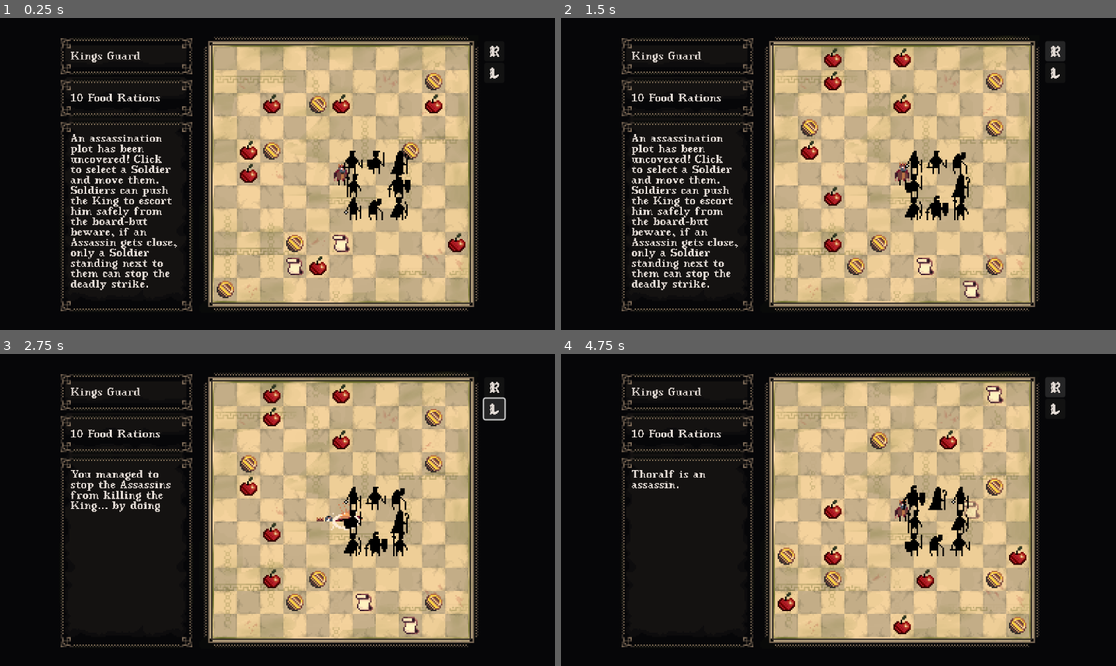
Above: before the commit, frames 1-4 (two rows, left to right).
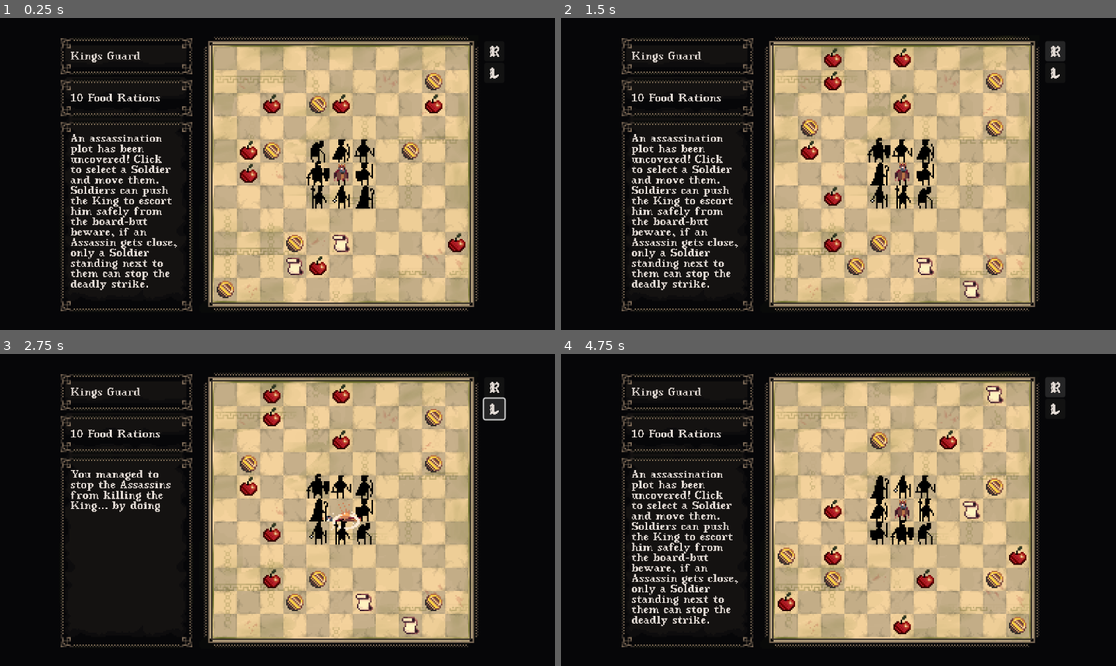
Above: after the commit, the same moments.

Repository: ibirothe/kings-rescue
Game: Godot game, scene res://Scenes/Level.tscn
Same seed, same stepped clock (60 frames per second), same inputs: the game is played once before the commit and once after it. Sound files missing from this copy of the repository are replaced by a short silence.
Inputs (mouse positions are in pixels of both pictures, inside the frame that each line leads up to):
- Up to frame 1 (0.25 s): no input
- Up to frame 2 (1.5 s): click (1054, 74) at 0.5 s; click (1054, 52) at 1.25 s
- Up to frame 3 (2.75 s): click (493, 410) at 2 s
- Up to frame 4 (4.75 s): click (1054, 388) at 2.75 s; click (1054, 410) at 3.5 s; click (1054, 388) at 4.25 s

The runs differ from the first frame. In frame 1, 2.0% of the frame differs, in the area x 55-74%, y 38-65%; in frame 2, 2.0%; in frame 3, 2.0%; in frame 4, 4.7%, in the area x 12-76%, y 37-88%.

Commit message:
simplications

Diff:
--- a/kings-rescue/Scenes/Level.tscn
+++ b/kings-rescue/Scenes/Level.tscn
@@ -1,6 +1,7 @@
-[gd_scene load_steps=17 format=4 uid="uid://c5qlik5x313qp"]
+[gd_scene load_steps=18 format=4 uid="uid://c5qlik5x313qp"]
 
 [ext_resource type="Texture2D" uid="uid://bk373qbmw3vfy" path="res://Assets/game UI placeholder.png" id="1_817jl"]
+[ext_resource type="PackedScene" uid="uid://p8xuqhivfi58" path="res://Scenes/troop.tscn" id="2_hjf0c"]
 [ext_resource type="PackedScene" uid="uid://bny6i5an3s0g0" path="res://Scenes/king.tscn" id="2_tgcop"]
 [ext_resource type="Script" path="res://Scripts/game_manager.gd" id="4_2wxqe"]
 [ext_resource type="PackedScene" uid="uid://b0jdb1hdv5101" path="res://Scenes/virtual_keyboard.tscn" id="4_l3gnr"]
@@ -1087,6 +1088,9 @@
 [node name="Game Manager" type="Node2D" parent="."]
 script = ExtResource("4_2wxqe")
 
+[node name="Troop" parent="Game Manager" instance=ExtResource("2_hjf0c")]
+position = Vector2(-8, 8)
+
 [node name="VirtualKeyboard" parent="." instance=ExtResource("4_l3gnr")]
 offset_left = 91.0
 offset_top = -84.0
--- a/kings-rescue/Scripts/game_manager.gd
+++ b/kings-rescue/Scripts/game_manager.gd
@@ -1,5 +1,4 @@
 extends Node2D
-var troop_scene = preload("res://Scenes/troop.tscn")
 var coin_scene = preload("res://Scenes/coin.tscn")
 var food_scene = preload("res://Scenes/food.tscn")
 var informant_scene = preload("res://Scenes/informant.tscn")
@@ -10,7 +9,6 @@
 var occupied_positions = []
 var food = 10
 var setup_done = false
-var troop
 var soldier_in_a_way = false
 var skip_cycle = true
 var active_soldier: bool
@@ -28,6 +26,7 @@
 var magic = false
 @onready var win_lose_label: Label = $"../CanvasLayer/Win-lose-label"
 @onready var color_rect: ColorRect = $"../CanvasLayer/ColorRect"
+@onready var troop = $"../Game Manager/Troop"
 var inside_board = true
 
 
@@ -39,8 +38,6 @@
 	x=king.position.x-16
 	y=king.position.y-16
 	if setup_done == false:
-		troop = troop_scene.instantiate()
-		self.add_child(troop)
 		troop.spawn_soldiers()
 		spawn_coins(coins_number)
 		spawn_food(food_number)
@@ -73,35 +70,9 @@
 
 	if Input.is_action_just_pressed("Restart"):
 		get_tree().reload_current_scene()
-		Engine.time_scale = 1
+
 	if Input.is_action_just_pressed("Help"):
 		GlobalText.set_text("An assassination plot has been uncovered! Click to select a Soldier and move them. Soldiers can push the King to escort him safely from the board-but beware, if an Assassin gets close, only a Soldier standing next to them can stop the deadly strike.", "Starter Guide")
-		Engine.time_scale = 1
-	if cycle_odd == true:
-		cycle_odd = false
-	else:
-		cycle_odd == true
-	if cycle_odd == true:
-		cycle_odd = false
-	else:
-		cycle_odd == true
-
-	if soldier_in_a_way == true:
-		#print("in a way ", soldier_in_a_way, "; active ", active_soldier, "; changing ", soldier_changing)
-		if skip_cycle == true:
-			pass
-			skip_cycle = false
-		else:
-			soldier_in_a_way = false
-			skip_cycle = true
-			soldier_changing = false
-	if click_resolved == true:
-		if skip_cycle == true:
-			pass
-			skip_cycle = false
-		else:
-			click_resolved = false
-			skip_cycle = true
 
 
 func spawn_coins(coins_numb):
@@ -204,8 +175,6 @@
 		var text_tween = create_tween()
 		text_tween.tween_property(win_lose_label, "modulate:a", 1.0, 1.0)
 		GlobalText.set_text(display_text)
-	else:
-		print("Cannot fade label - not found!")
 
 
 func _on_boardclickarea_mouse_entered() -> void:
--- a/kings-rescue/Scripts/soldier_trooper.gd
+++ b/kings-rescue/Scripts/soldier_trooper.gd
@@ -98,7 +98,7 @@
 func assasination_check() -> bool:
 	var possible_assassination = false
 	var soldier_close = true
-	if assassin == true and dead == false:
+	if assassin and !dead:
 		for bodies in neighbours_check.get_overlapping_bodies():
 			if bodies.role=="King":
 				king_direction = bodies.global_position - global_position
@@ -159,48 +159,6 @@
 		im_new = false
 		active = true"""
 
-
-"""func handle_movement_input(move_dir) -> void:
-	Refractor through click_manager
-	match current_state:
-		State.INACTIVE:
-			return
-	if not Input.is_action_just_pressed("left_click") or game_manager.party_ended:
-		return
-
-	if game_manager.soldier_in_a_way == true and im_new == false:
-		#print("Guy in a way")
-		transition_to_state(State.INACTIVE)
-		visual_deactivation()
-		return
-	if game_manager.soldier_changing == true and im_new == false:
-		transition_to_state(State.INACTIVE)
-		im_new = true
-		active = false
-		visual_deactivation()
-		return
-	if movement_locked == false and active == true:
-		movestart_position = position
-		match move_dir:
-			"up": movement = Vector2(0, -16)
-			"down": movement = Vector2(0, 16)
-			"left": movement = Vector2(-16, 0)
-			"right": movement = Vector2(16,0)
-
-		game_manager.currently_moving = true
-		movement_locked = true
-		print("Assassin - ", assassin)
-		print("Mercenary - ", mercenary)
-
-	if movement != Vector2.ZERO:
-		# Update sprite flip based on movement direction
-		if movement.x != 0:
-			animated_sprite_2d.flip_h = movement.x < 0
-	if active == true:
-		move_character(movement)"""
-
-
-"""We don't need that"""
 func calculate_grid_movement(click_pos: Vector2) -> Vector2:
 	var diff = click_pos - position
 
@@ -366,26 +324,26 @@
 	var tween2 = create_tween()
 	tween2.tween_property(movement_arrows, "self_modulate:a", 0.0, 0.5)
 
-"""let troop handle everything"""
+"""Movement click signals"""
 func _on_right_input_event(viewport: Node, event: InputEvent, shape_idx: int) -> void:
 	if Input.is_action_just_pressed("left_click"):
-		send_mov_click("right")
+		send_move_click("right")
 
 
 func _on_left_input_event(viewport: Node, event: InputEvent, shape_idx: int) -> void:
 	if Input.is_action_just_pressed("left_click"):
-		send_mov_click("left")
+		send_move_click("left")
 
 
 func _on_down_input_event(viewport: Node, event: InputEvent, shape_idx: int) -> void:
 	if Input.is_action_just_pressed("left_click"):
-		send_mov_click("down")
+		send_move_click("down")
 
 func _on_up_input_event(viewport: Node, event: InputEvent, shape_idx: int) -> void:
 	if Input.is_action_just_pressed("left_click"):
-		send_mov_click("up")
-
-func send_mov_click(direction):
+		send_move_click("up")
+
+func send_move_click(direction):
 	if 	game_manager.troop.current_soldier == self:
 		game_manager.troop.movement_query(direction, self)
 
--- a/kings-rescue/Scripts/troop.gd
+++ b/kings-rescue/Scripts/troop.gd
@@ -39,7 +39,8 @@
 
 		match i:
 			0:
-				pass
+				x -= 16
+				y -= 16
 			1:
 				x += 16
 			2:
